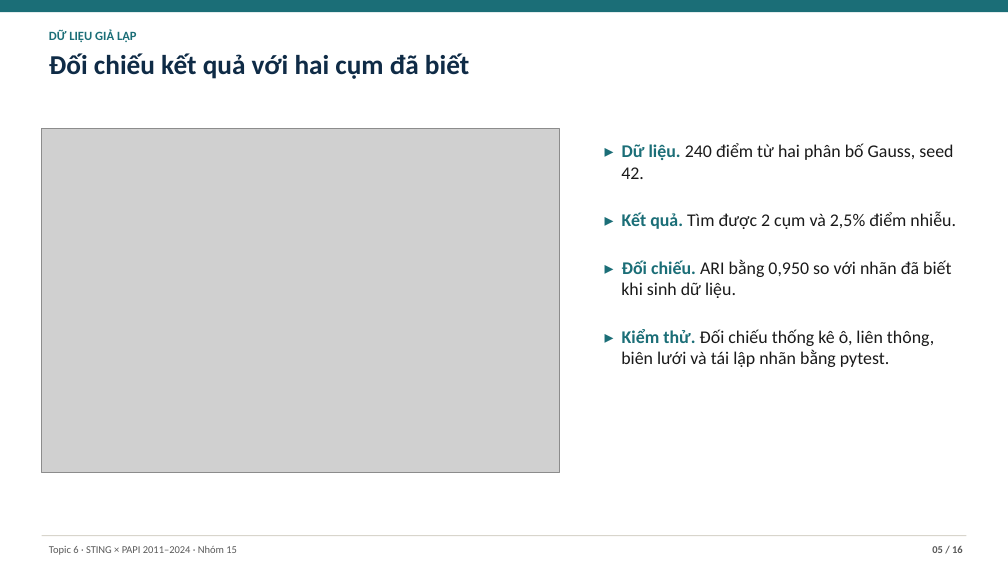
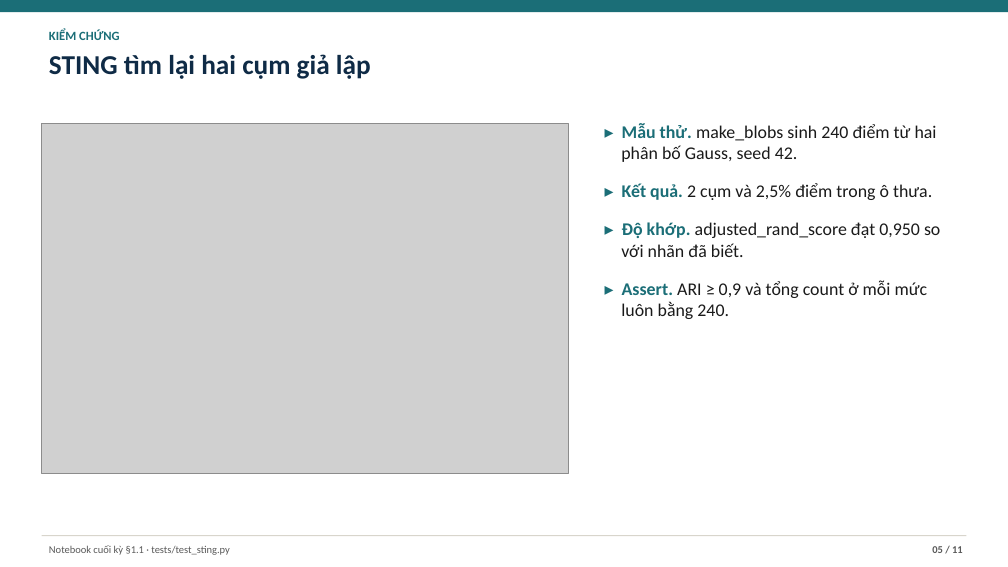
Before and after one commit to JasonTM17/Grid_Based_Sociology, a slide deck: slide 5 of slides/final.pptx. Drawn at 1008x567 pixels with LibreOffice and Linux fonts; fonts in the diff are those of the drawing; grey boxes stand for pictures. Boxes give left, top, right and bottom in pixels: in the first picture for what was removed or moved away, otherwise in the second. Text is boxed around its words. In the diff, an @@ line names an element or a change of style, - is before the commit and + after.

Commit message:
fix(submission): align final slides with the STING analysis

```diff
--- a/slides/final.pptx
+++ b/slides/final.pptx
@@ text at (49,29,119,40): text changed @@
-DỮ LIỆU GIẢ LẬP
+KIỂM CHỨNG
@@ text at (49,54,371,79): text changed @@
-Đối chiếu kết quả với hai cụm đã biết
+STING tìm lại hai cụm giả lập
@@ picture: place and size @@
-picture at (42,129,559,473)
+picture at (42,123,568,473)
@@ text at (621,123,940,319): text changed @@
-▸ Dữ liệu. 240 điểm từ hai phân bố Gauss, seed 42.
-▸ Kết quả. Tìm được 2 cụm và 2,5% điểm nhiễu.
-▸ Đối chiếu. ARI bằng 0,950 so với nhãn đã biết khi sinh dữ liệu.
-▸ Kiểm thử. Đối chiếu thống kê ô, liên thông, biên lưới và tái lập nhãn bằng pytest.
+▸ Mẫu thử. make_blobs sinh 240 điểm từ hai phân bố Gauss, seed 42.
+▸ Kết quả. 2 cụm và 2,5% điểm trong ô thưa.
+▸ Độ khớp. adjusted_rand_score đạt 0,950 so với nhãn đã biết.
+▸ Assert. ARI ≥ 0,9 và tổng count ở mỗi mức luôn bằng 240.
@@ text at (49,545,230,555): text changed @@
-Topic 6 · STING × PAPI 2011–2024 · Nhóm 15
+Notebook cuối kỳ §1.1 · tests/test_sting.py
@@ text at (932,546,963,553): text changed @@
-05 / 16
+05 / 11
```
Also in this commit, not shown: 1 other slide changed, 8 slides added, 13 slides removed, 12 other files.
